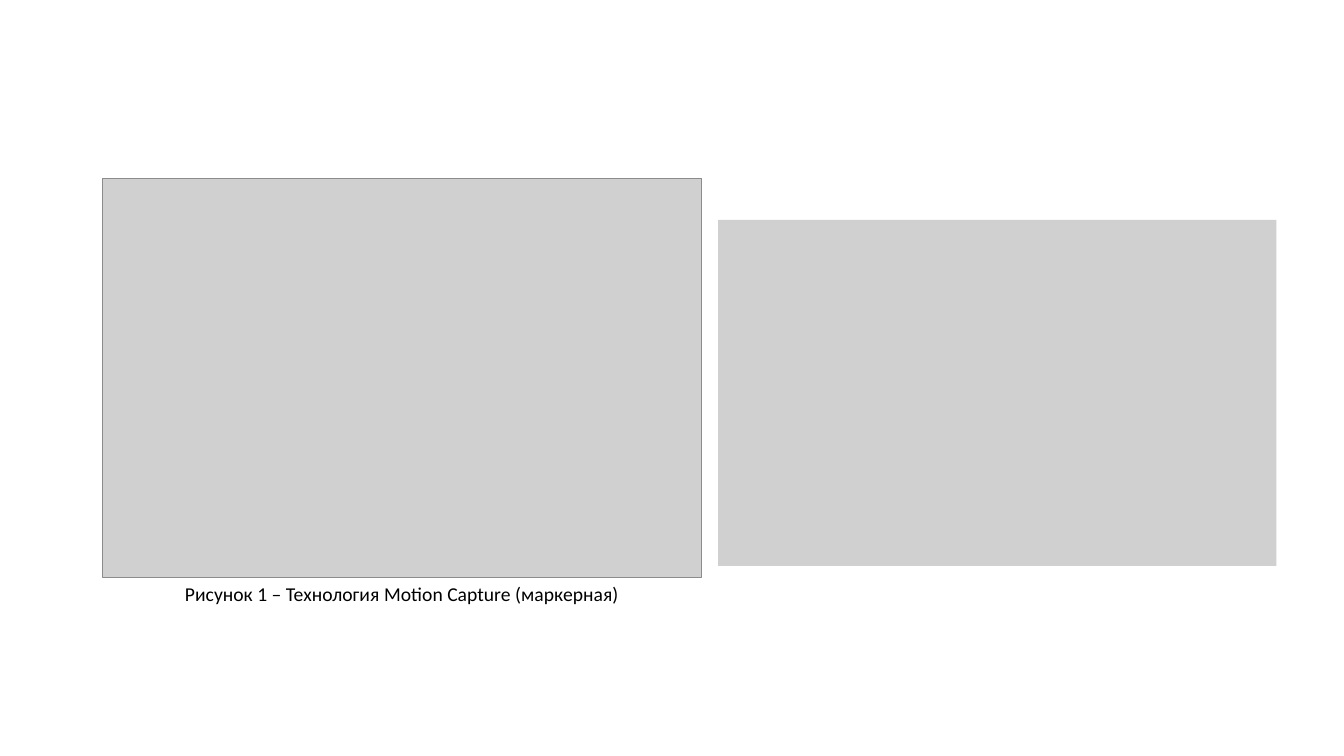
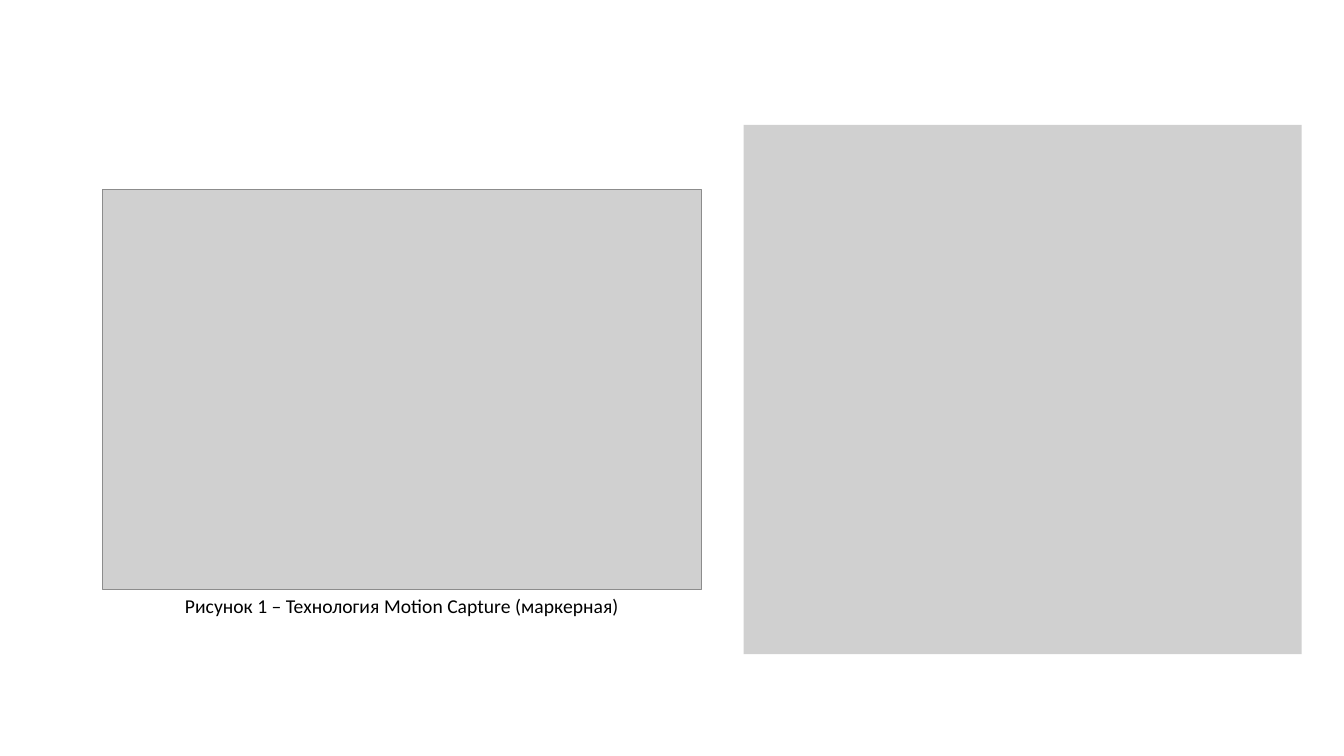
Before and after one commit to l1can13/bachelors-thesis, a slide deck: slide 3 of ВКРБ_Сорока Александр_Презентация.pptx. Drawn at 1344x756 pixels with LibreOffice and Linux fonts; fonts in the diff are those of the drawing; grey boxes stand for pictures; background and template pictures are left out. Boxes give left, top, right and bottom in pixels: in the first picture for what was removed or moved away, otherwise in the second. Text is boxed around its words. In the diff, an @@ line names an element or a change of style, - is before the commit and + after.

```diff
--- a/ВКРБ_Сорока Александр_Презентация.pptx
+++ b/ВКРБ_Сорока Александр_Презентация.pptx
@@ picture: place and size @@
-picture at [718,220,1276,566]
+picture at [744,125,1303,654]
@@ picture: place and size @@
-picture at [103,178,702,578]
+picture at [103,190,702,589]
@@ text "Рисунок 1 – Технология Motion ...": place and size @@
-text "Рисунок 1 – Технология Motion ..." at [185,587,618,604]
+text "Рисунок 1 – Технология Motion ..." at [185,599,618,616]
```
Also in this commit, not shown: 2 other slides changed, 1 slide added.
